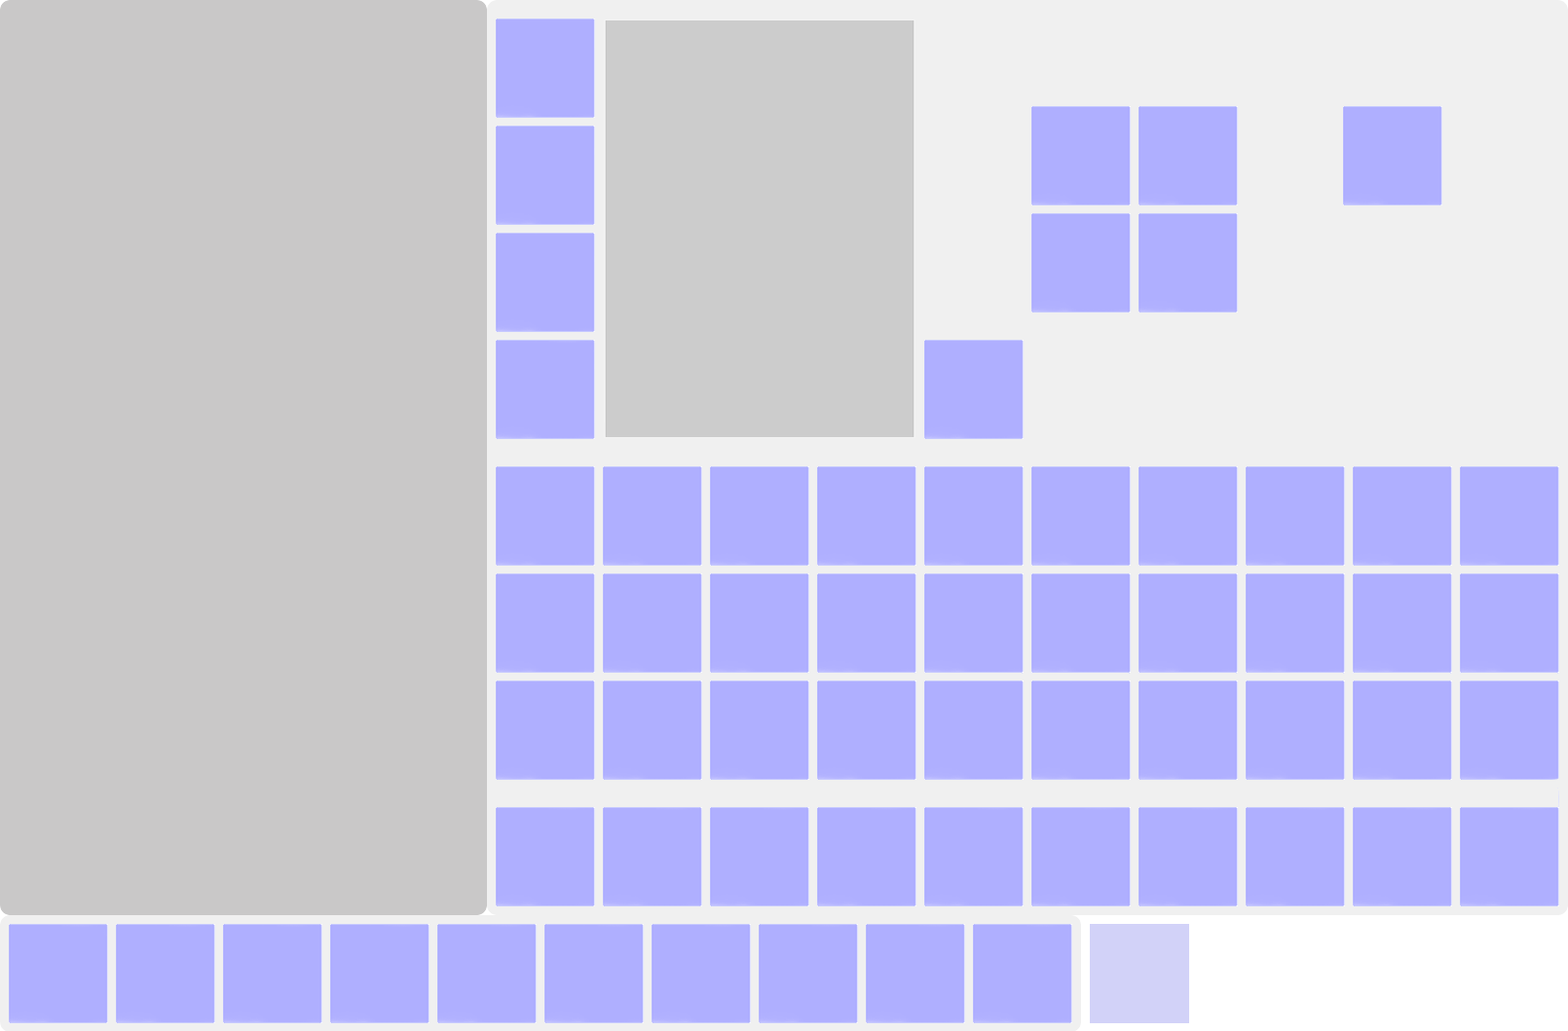
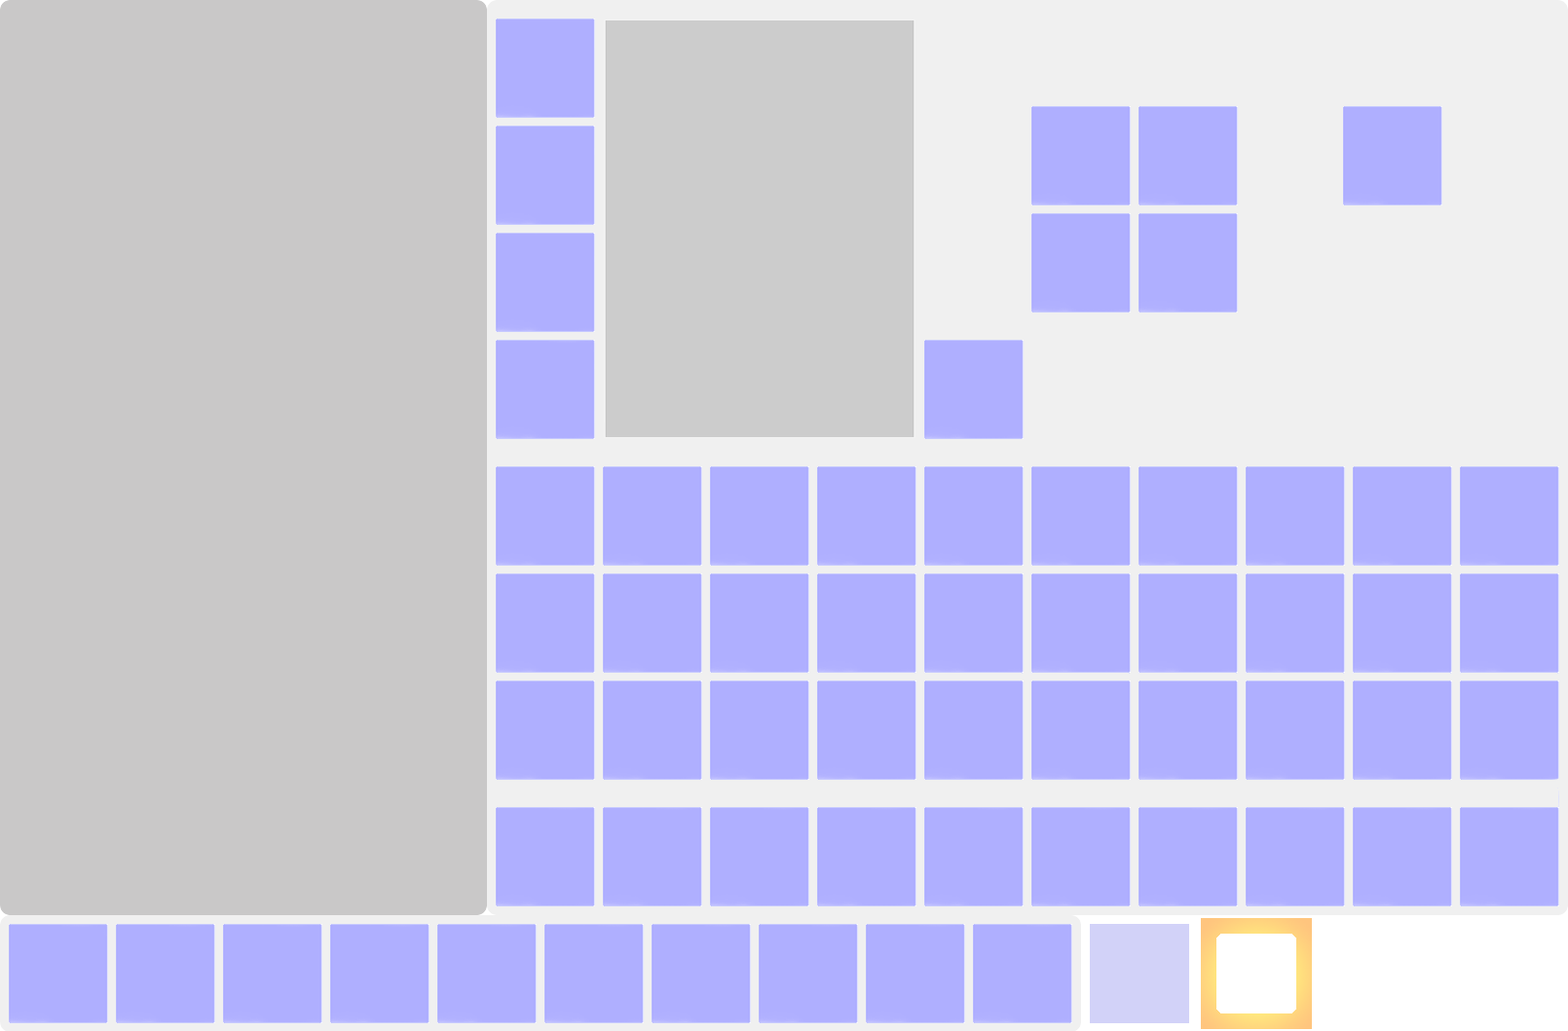
Layer changes from the first 1568x1031 image to the second:
added layer "Layer 12" above "Layer 10" over (x1=1200, y1=918, x2=1312, y2=1030)
added layer "Layer 10" above "Layer 7" over (x1=1200, y1=918, x2=1312, y2=1030)